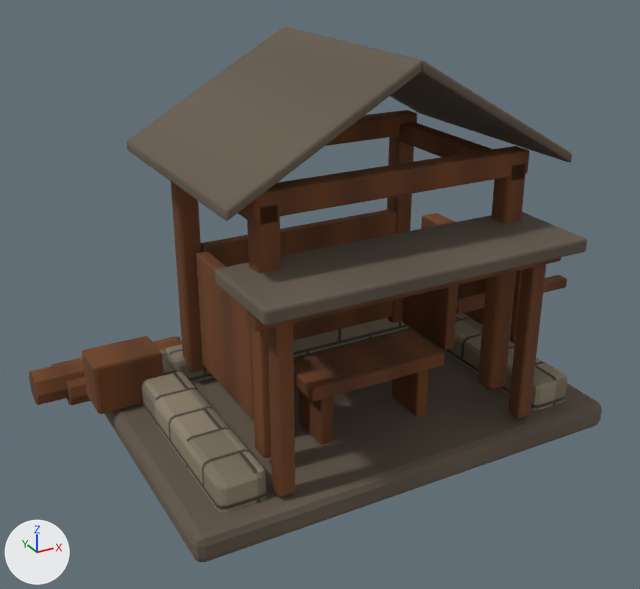
A saved change to the glTF model art-source/valoria/production/sawmill-family-v1/state2/SawmillState2V1.glb.
Before and after are seen from a 50 mm camera at (-4.97, -8.47, 5.97) aimed at (-0.51, -0.36, 1.92). Every picture has the same lights, and +X, +Y and +Z are marked at lower left. The older version comes first.

The first picture shows 'Sawmill_State2_Foundation', 'Sawmill_State2_Frame', 'Sawmill_State2_Infill', 'Sawmill_State2_Roof', 'Sawmill_State2_Storage', 'Sawmill_State2_WorkFace'.
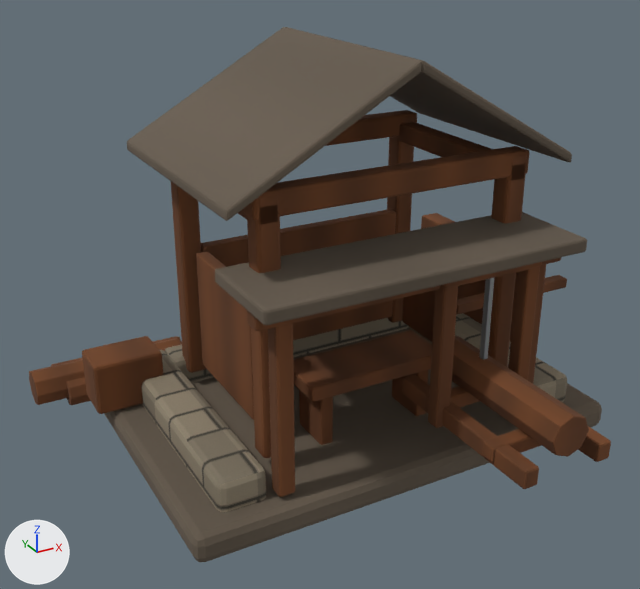
Commit message: Persist isolated editable family source: valoria-sawmill-state2-v1

Pixel boxes (x1, y1, x2, y2) of what changed, in the pictures (640 x 589 px):
'Sawmill_State2_SawRig', added: after (402, 262, 611, 489)
    faces in mat_eldoria_timber: (402, 336, 611, 489)
    faces in mat_eldoria_timber_dark: (424, 262, 542, 462)
    faces in mat_eldoria_metal (grey #909597): (479, 278, 494, 360)

What the commit changed:
Material 'Eldoria_metal' (mat_eldoria_metal) is new.
Its base color is (0.28, 0.3, 0.31) (grey #909597).
Its metallic is 0.65.
Its roughness is 0.55.
Mesh me_s2_sawframepostl_authored is new.
It has 560 vertices, 1084 faces and spans x 0.15..1.45, y -3.14..-0.99, z 0.71..2.58.
Faces by material slot: [540, 108, 436].
It uses material mat_eldoria_timber_dark.
It uses material mat_eldoria_metal (grey #909597).
It uses material mat_eldoria_timber.
Object 'Sawmill_State2_SawRig' (ob_sawmill_state2_sawrig) is new; it shows me_s2_sawframepostl_authored.
Its location is (0.0, 0.0, 0.0).
